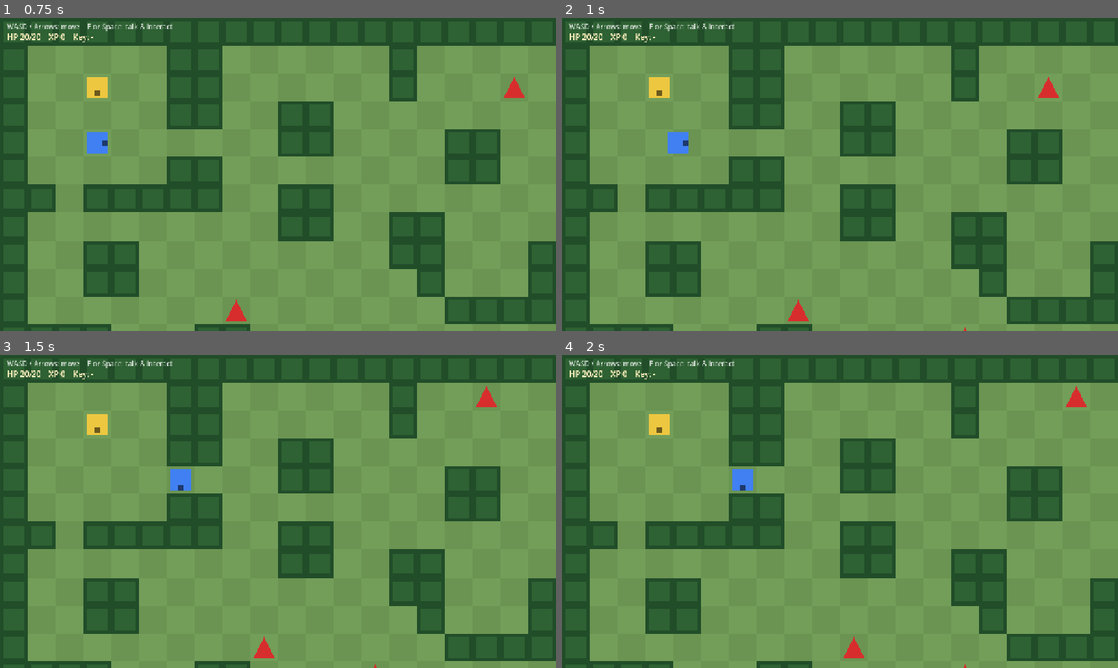
Above: before the commit, frames 1-4 (two rows, left to right).
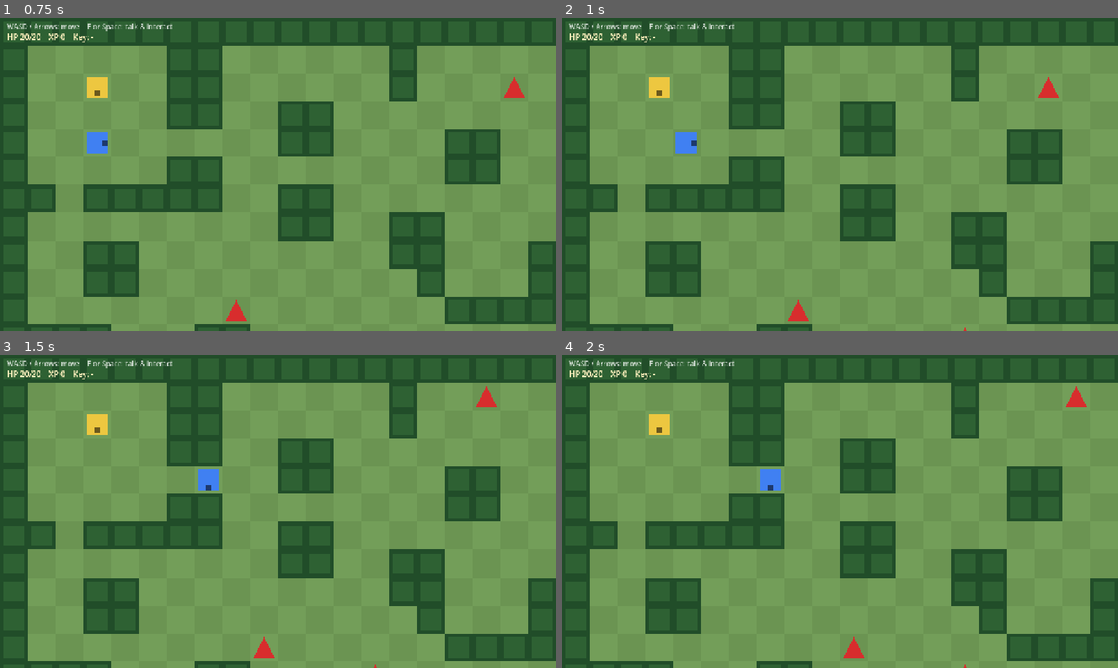
Above: after the commit, the same moments.

Repository: KaydenClark/Dungeon_Friends_Game
Game: Godot game, scene res://scenes/main.tscn
Same seed, same stepped clock (60 frames per second), same inputs: the game is played once before the commit and once after it.
Inputs:
- Up to frame 1 (0.75 s): tap Enter (confirm) at 0.5 s; hold D (move_right) from 0.53 s (still down); hold Enter (confirm) from 0.53 s (still down)
- Up to frame 2 (1 s): keep holding D (move_right); keep holding Enter (confirm); tap E (interact) at 0.8 s
- Up to frame 3 (1.5 s): release D (move_right) at 1.28 s; release Enter (confirm) at 1.28 s; hold S (move_down) from 1.28 s (still down); tap E (interact) at 1.35 s
- Up to frame 4 (2 s): keep holding S (move_down); tap Enter (confirm) at 1.55 s

Frame 1 is identical in both runs. In frame 2, 0.2% of the frame differs, in the area x 19-25%, y 36-44%; in frame 3, 0.5%, in the area x 30-40%, y 36-44%; in frame 4, 0.5%.

Commit message:
Combat: flip to roll-high-good, add press-to-continue, snappier movement
Playtest feedback:
- Hit resolution was roll-UNDER (low rolls hit, high miss), which read
  as backwards. Flipped to roll-high-good: same odds, but you now need
  to roll `11 - threshold` or higher, e.g. 70% = "roll 4+". Log lines
  spell out the target and the roll ("80% to hit — roll 3+", "Rolled 8
  — HIT!", "Rolled 2 — MISS! (needed 3+)").
- Added a press-to-continue prompt after every attack resolves so the
  roll and damage stay on screen until confirmed (skipped in auto_play
  so the headless smoke test still runs unattended).
- Snappier feel: player step tween 0.15s -> 0.12s and camera smoothing
  8 -> 12, so grid movement reads as crisp steps instead of a trailing
  glide.

Headless: --import + main.tscn boot clean; smoke test 34/34 on 3 runs.

Co-Authored-By: Claude Fable 5 <noreply@anthropic.com>

Diff:
--- a/game/scripts/combat/combat.gd
+++ b/game/scripts/combat/combat.gd
@@ -6,7 +6,8 @@
 ##   (TurnManager behavior; never a whole-team phase);
 ## - units occupy arena cells, move via AStarGrid2D (no diagonals) up to
 ##   MOVE_RANGE, melee = adjacent tile;
-## - d10 percentage resolution: roll 1-10 vs a stat-derived threshold.
+## - d10 percentage resolution: roll 1-10, hit on a HIGH roll at/above a
+##   stat-derived target (roll-high-good; see _attack).
 ## The threshold/damage formula below is a PLACEHOLDER pending the Phase 3/4
 ## red/green combat-math implementation; the full two-layer FSM and
 ## Attack/Ability/Item/Defend menu land in Phase 4. Rendering is screen-space
@@ -47,6 +48,7 @@
 var auto_play := false
 var battle_over := false
 var awaiting_choice := false
+var awaiting_continue := false
 var menu_level := 0    # 0 = root (Fight/Defend), 1 = move list
 var menu_index := 0
 var _active_hero: CombatUnit
@@ -56,6 +58,7 @@
 var menu_panel: ColorRect
 var prompt_label: Label
 var menu_label: Label
+var continue_label: Label
 
 
 func setup(hero: CharacterStats, hero_hp: int, enemy: EnemyStats,
@@ -157,6 +160,15 @@
 	menu_label.add_theme_font_size_override("font_size", 26)
 	menu_label.visible = false
 	layer.add_child(menu_label)
+	# Shown after each attack resolves; play pauses here so the roll and damage
+	# stay on screen until the player presses confirm/interact.
+	continue_label = Label.new()
+	continue_label.position = Vector2(432, 466)
+	continue_label.add_theme_font_size_override("font_size", 22)
+	continue_label.modulate = Color(0.75, 1.0, 0.75)
+	continue_label.text = "▶  Press E / Space to continue"
+	continue_label.visible = false
+	layer.add_child(continue_label)
 
 
 func _run_battle() -> void:
@@ -223,6 +235,11 @@
 
 
 func _unhandled_input(event: InputEvent) -> void:
+	if awaiting_continue:
+		if event.is_action_pressed("confirm") or event.is_action_pressed("interact"):
+			get_viewport().set_input_as_handled()
+			awaiting_continue = false
+		return
 	if not awaiting_choice:
 		return
 	var opts: Array = ROOT_OPTIONS if menu_level == 0 else MOVE_OPTIONS
@@ -330,26 +347,33 @@
 
 func _attack(atk: CombatUnit, def: CombatUnit) -> void:
 	# PLACEHOLDER d10 formula (Phase 3/4 decides the real one, red/green):
-	# threshold = 5 + attack - defense (-2 if defending), clamped 1..9;
-	# a threshold of 7 reads as a 70% chance to hit.
+	# threshold = 5 + attack - defense (-2 if defending), clamped 1..9; it is
+	# the percent chance to hit (7 -> 70%). You roll a d10 and HIT ON A HIGH
+	# ROLL - you need to roll `needed` (= 11 - threshold) or higher. So a 70%
+	# chance means "roll a 4 or higher". (Revised 2026-07-05: this used to be a
+	# roll-UNDER check, which read as backwards - low rolls hitting - during
+	# playtest; flipped to roll-high-good, same odds.)
 	var threshold := clampi(5 + atk.attack - def.defense - (2 if def.defending else 0), 1, 9)
+	var needed := 11 - threshold
 	var roll := rng.randi_range(1, 10)
-	_log("%s attacks %s (%d0%% to hit)... rolled %d." % [
-		atk.display_name, def.display_name, threshold, roll])
-	await _wait(0.7)
-	if roll <= threshold:
+	var hit := roll >= needed
+	_log("%s attacks %s!  (%d0%% to hit — roll %d+ on a d10)" % [
+		atk.display_name, def.display_name, threshold, needed])
+	await _wait(0.6)
+	if hit:
 		var dmg := maxi(1, atk.attack - int(def.defense / 2.0))
 		if def.defending:
 			dmg = maxi(1, int(dmg / 2.0))
 		def.hp = maxi(0, def.hp - dmg)
 		_update_info(def)
-		_log("Hit! %d damage. %s: %d/%d HP." % [dmg, def.display_name, def.hp, def.max_hp])
+		_log("Rolled %d — HIT!  %d damage.  %s: %d/%d HP." % [
+			roll, dmg, def.display_name, def.hp, def.max_hp])
 		if def.hp <= 0:
 			def.node.visible = false
 			battle_over = true
 	else:
-		_log("Miss!")
-	await _wait(0.7)
+		_log("Rolled %d — MISS!  (needed %d+)" % [roll, needed])
+	await _wait_for_continue()
 
 
 func _foe_of(u: CombatUnit) -> CombatUnit:
@@ -386,3 +410,16 @@
 
 func _wait(t: float) -> void:
 	await get_tree().create_timer(0.02 if auto_play else t).timeout
+
+
+## Pause until the player acknowledges the attack result (so they can read the
+## roll and damage). Skipped during auto_play (headless smoke test).
+func _wait_for_continue() -> void:
+	if auto_play:
+		await _wait(0.2)
+		return
+	continue_label.visible = true
+	awaiting_continue = true
+	while awaiting_continue:
+		await get_tree().process_frame
+	continue_label.visible = false
--- a/game/scripts/overworld/player.gd
+++ b/game/scripts/overworld/player.gd
@@ -16,9 +16,13 @@
 
 func _ready() -> void:
 	_make_body(Color(0.25, 0.5, 0.95))
+	# Snappier per-step tween than the default so grid movement reads as crisp
+	# steps rather than a laggy glide (playtest feedback 2026-07-05).
+	move_time = 0.12
 	camera = Camera2D.new()
 	camera.position_smoothing_enabled = true
-	camera.position_smoothing_speed = 8.0
+	# Tighter follow (was 8.0) so the camera doesn't visibly trail the player.
+	camera.position_smoothing_speed = 12.0
 	add_child(camera)
 	camera.make_current()
 
